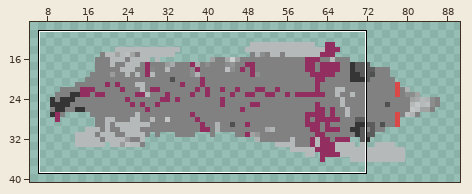
Sprite sheet, stored at src/assets/sprites/wolf_02.png. Above: a wide view before the commit, with the close-up outlined.
Close-up. Before the edit:
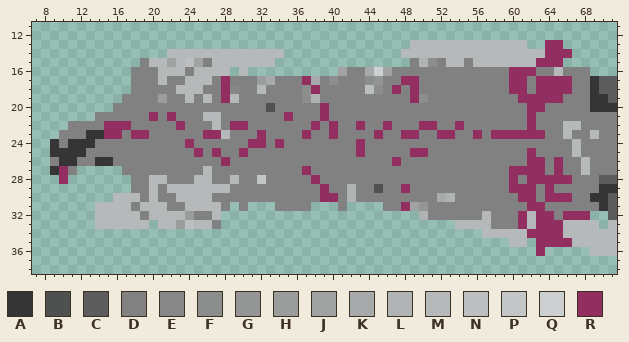
The file is 100x50 pixels. Pixels under 10% opacity are left out. Colours within 5 levels of each other are drawn and written as one. Shown: x 7..71, y 11..38. The wide view leaves out empty margins. The commit also changed other parts of the picture, which this record leaves out.
Palette (. is transparent): A #353535  B #4f5050  C #5c5c5c  D #818181  E #878787  F #8c8d8d  G #949595  H #9b9d9d  J #a1a3a3  K #a7aaaa  L #b0b3b3  M #b5b9b9  N #bbbfbf  P #c2c6c6  Q #ccd0d0  R #922f60
Once edited:
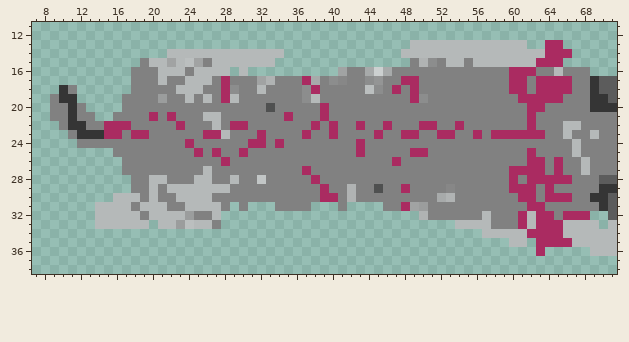
Diff:
{"colour":"R","old":"#922f60","new":"#aa2b61"}
{"y":16,"x":46,"old":"J","new":"K"}
{"y":17,"x":32,"old":"HK","new":"JL"}
{"y":17,"x":41,"old":"D","new":"E"}
{"y":18,"x":10,"old":"..","new":"AD"}
{"y":18,"x":29,"old":"E","new":"F"}
{"y":19,"x":9,"old":"...","new":"DAA"}
{"y":19,"x":38,"old":"L","new":"M"}
{"y":20,"x":9,"old":"....","new":"DDAD"}
{"y":20,"x":16,"old":"D","new":"."}
{"y":21,"x":9,"old":".....DD","new":"DDADD.."}
{"y":22,"x":10,"old":".DD","new":"DAA"}
{"y":23,"x":10,"old":"D","new":"."}
{"y":23,"x":12,"old":"D","new":"A"}
{"y":24,"x":9,"old":"ADAAA","new":"...DD"}
{"y":25,"x":9,"old":"AAAADDD","new":"......."}
{"y":26,"x":9,"old":"DAADDAAD","new":"........"}
{"y":27,"x":9,"old":"ARD","new":"..."}
{"y":28,"x":10,"old":"R","new":"."}
{"y":29,"x":53,"old":"D","new":"E"}
{"y":31,"x":50,"old":"G","new":"H"}
{"label":"changed","picture_box":[50,40,590,256]}
